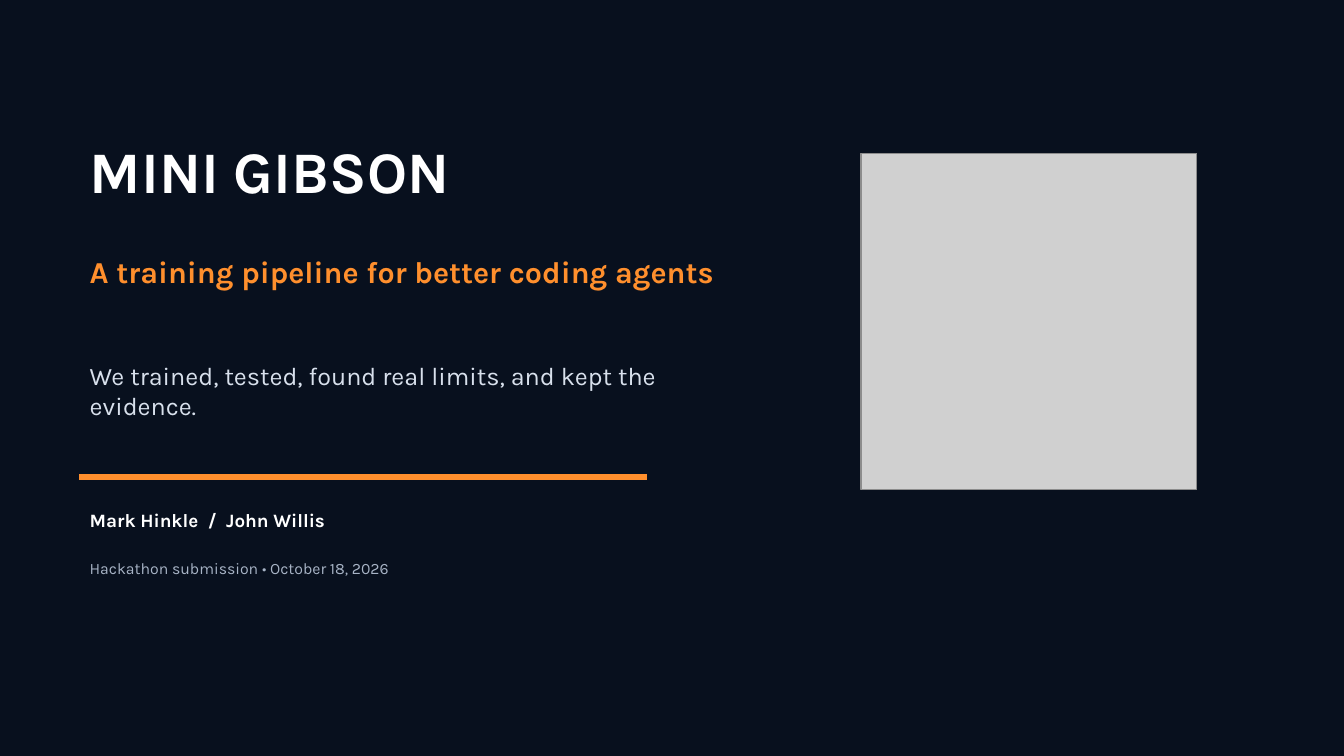
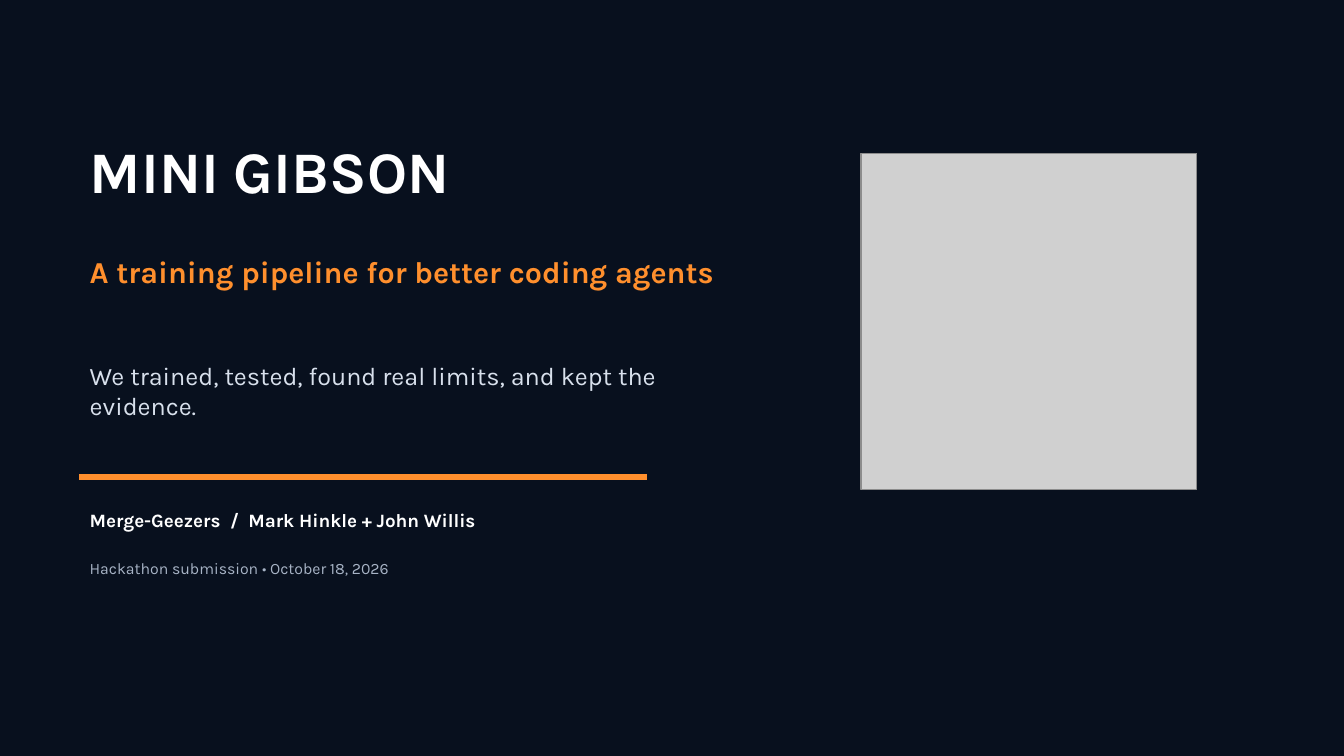
Before and after one commit to mrhinkle/mini-gibson, a slide deck: slide 1 of presentation/final-findings/mini-gibson-final-findings.pptx. Drawn at 1344x756 pixels with LibreOffice and Linux fonts; fonts in the diff are those of the drawing; grey boxes stand for pictures; background and template pictures are left out. Boxes give left, top, right and bottom in pixels: in the first picture for what was removed or moved away, otherwise in the second. Text is boxed around its words. In the diff, an @@ line names an element or a change of style, - is before the commit and + after.

```diff
--- a/presentation/final-findings/mini-gibson-final-findings.pptx
+++ b/presentation/final-findings/mini-gibson-final-findings.pptx
@@ text at box(90, 513, 476, 532): text changed @@
-Mark Hinkle / John Willis
+Merge-Geezers / Mark Hinkle + John Willis
```
Also in this commit, not shown: 1 other slide changed, 35 other files.
